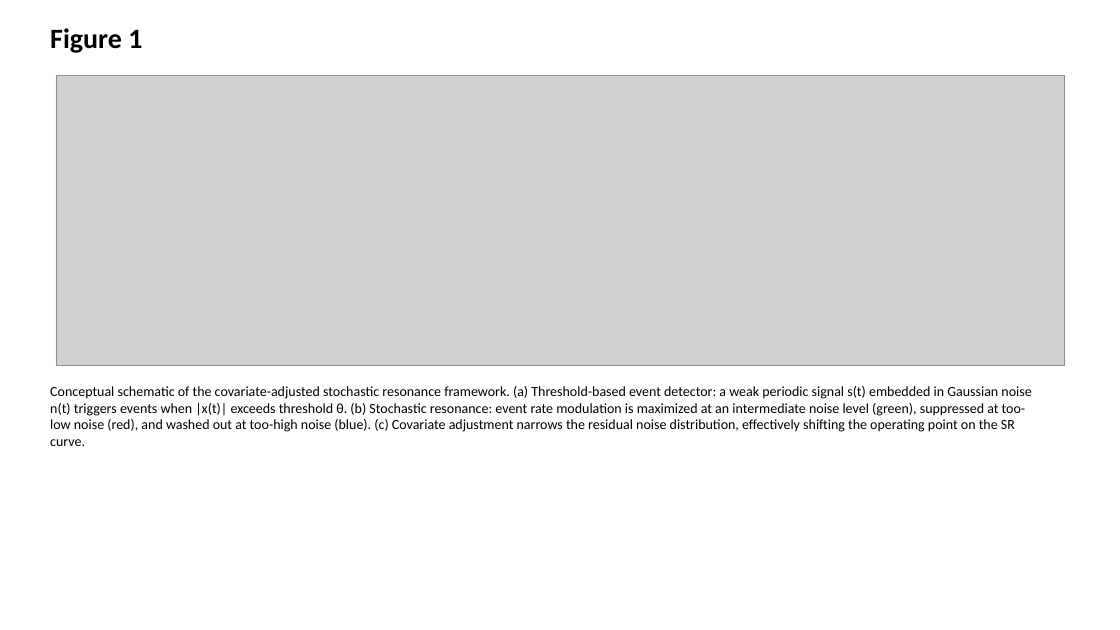
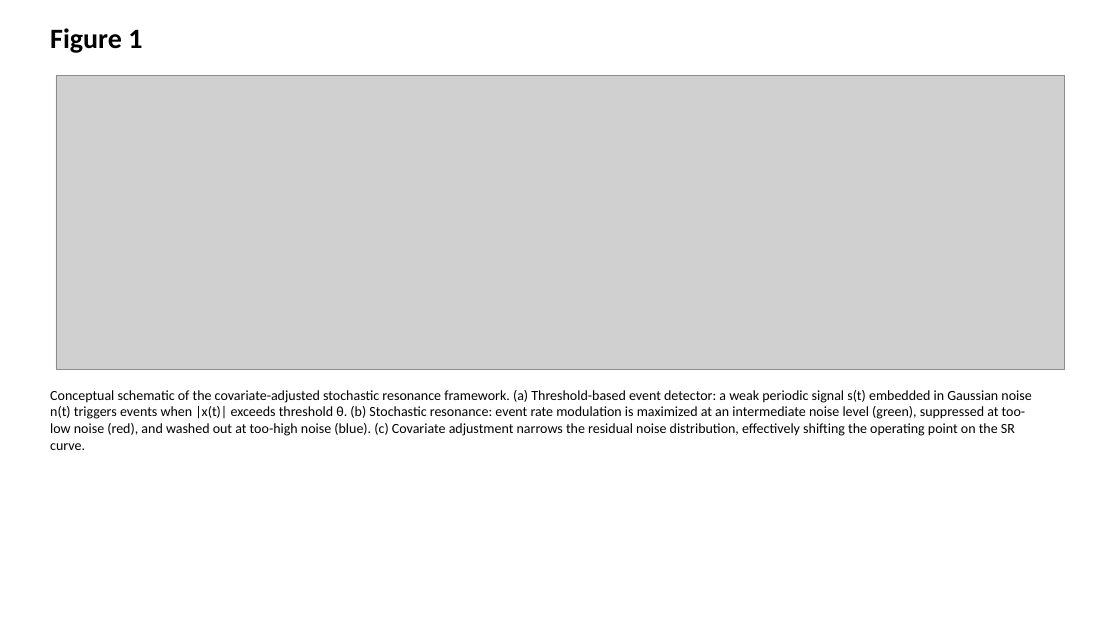
Before and after one commit to bougtoir/heat-accidents-mortality, a slide deck: slide 1 of sr_ancova_framework/pre_submission/figures.pptx. Drawn at 1120x630 pixels with LibreOffice and Linux fonts; fonts in the diff are those of the drawing; grey boxes stand for pictures. Boxes give left, top, right and bottom in pixels: in the first picture for what was removed or moved away, otherwise in the second. Text is boxed around its words. In the diff, an @@ line names an element or a change of style, - is before the commit and + after.

```diff
--- a/sr_ancova_framework/pre_submission/figures.pptx
+++ b/sr_ancova_framework/pre_submission/figures.pptx
@@ picture: place and size @@
-picture at [56, 76, 1065, 365]
+picture at [56, 76, 1065, 370]
@@ text "Conceptual schematic of the covariate-adjusted ...": place and size @@
-text "Conceptual schematic of the covariate-adjusted ..." at [50, 386, 1031, 446]
+text "Conceptual schematic of the covariate-adjusted ..." at [50, 390, 1031, 450]
```
Also in this commit, not shown: 3 other files.
